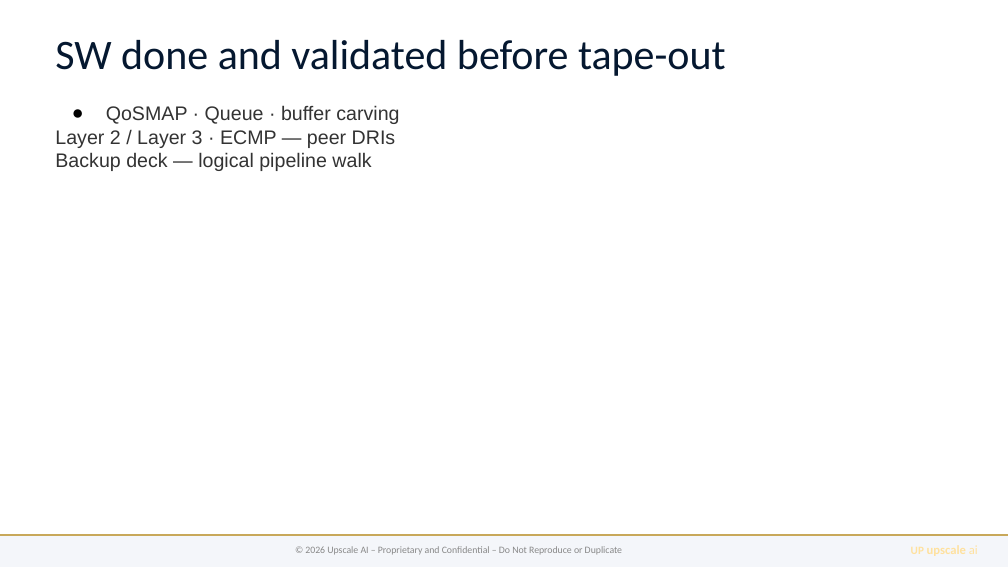
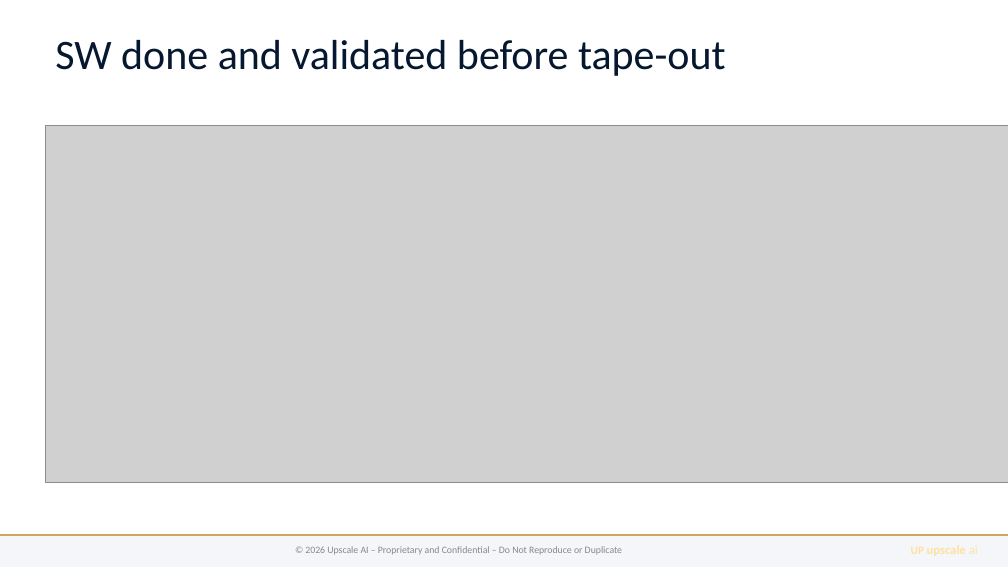
Before and after one commit to upscale-ai-network/agent-template, a slide deck: slide 3 of dt100/manager-arch-vision-a3.pptx. Drawn at 1008x567 pixels with LibreOffice and Linux fonts; fonts in the diff are those of the drawing; grey boxes stand for pictures. Boxes give left, top, right and bottom in pixels: in the first picture for what was removed or moved away, otherwise in the second. Text is boxed around its words. In the diff, an @@ line names an element or a change of style, - is before the commit and + after.

```diff
--- a/dt100/manager-arch-vision-a3.pptx
+++ b/dt100/manager-arch-vision-a3.pptx
@@ text removed at [55,105,399,171] @@
-● QoSMAP · Queue · buffer carving
-Layer 2 / Layer 3 · ECMP — peer DRIs
-Backup deck — logical pipeline walk
@@ picture added at [45,126,1008,482] @@
```
Also in this commit, not shown: 4 other slides changed, 22 other files.
